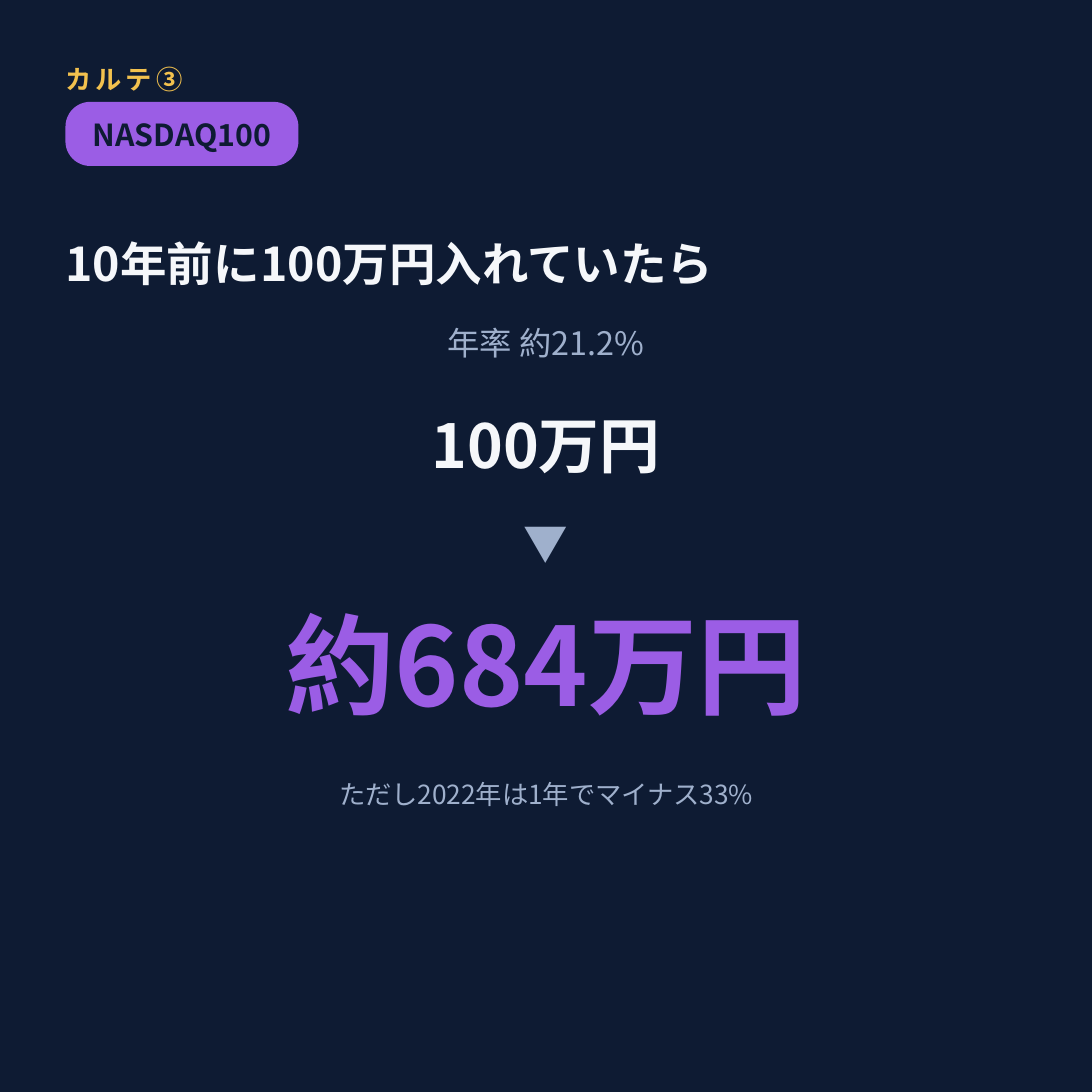
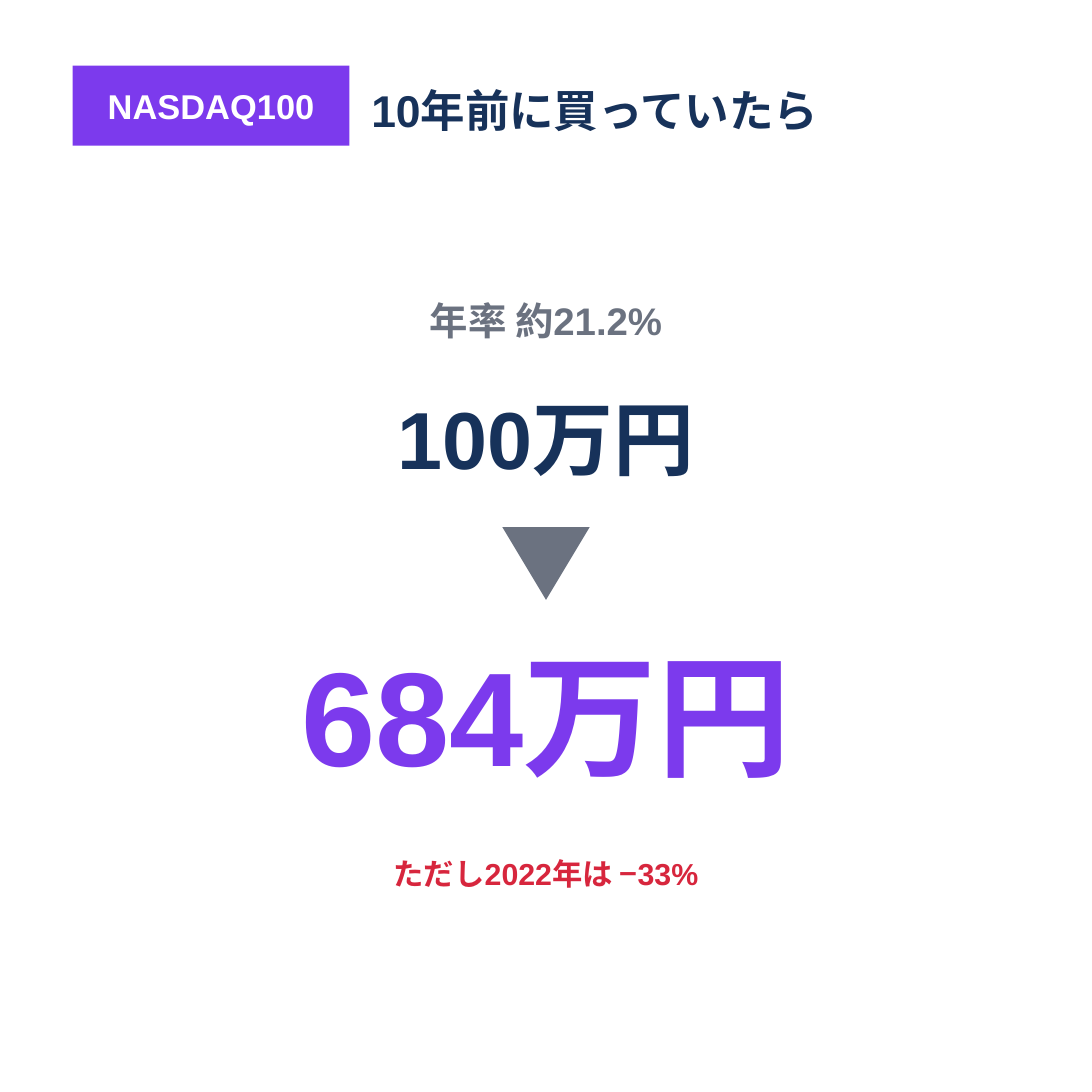
Before and after one commit to kobanker/test-project, a slide deck: slide 13 of youtube/2026-07-28-slides-5fund.pptx (slide 15 before the commit). Drawn at 1092x1092 pixels with LibreOffice and Linux fonts; fonts in the diff are those of the drawing. Boxes give left, top, right and bottom in pixels: in the first picture for what was removed or moved away, otherwise in the second. Text is boxed around its words. In the diff, an @@ line names an element or a change of style, - is before the commit and + after.

```diff
--- a/youtube/2026-07-28-slides-5fund.pptx
+++ b/youtube/2026-07-28-slides-5fund.pptx
@@ background #0E1B33 to #FFFFFF @@
@@ text removed at (65,66,182,92) @@
-カルテ③
@@ text "NASDAQ100": place and size @@
-text "NASDAQ100" at (93,123,271,152)
+text "NASDAQ100" at (108,95,315,125)
@@ text "NASDAQ100" at (108,95,315,125): size 15 to 17 pt, font Noto Sans CJK JP to Arial, text colour #0E1B33 to #FFFFFF @@
@@ rectangle added at (73,66,349,146), fill #7C3AED @@
@@ rounded rectangle removed at (66,102,298,166) @@
@@ text added at (371,92,818,131), 22 pt, text #17325A, bold @@
+10年前に買っていたら
@@ text removed at (65,241,713,286) @@
-10年前に100万円入れていたら
@@ text "年率 約21.2%": place and size @@
-text "年率 約21.2%" at (448,328,644,358)
+text "年率 約21.2%" at (430,302,662,339)
@@ text "年率 約21.2%" at (430,302,662,339): size 16 to 19 pt, font Noto Sans CJK JP to Arial, text colour #9FB0CC to #6B7280, bold on @@
@@ text "100万円": place and size @@
-text "100万円" at (432,420,661,474)
+text "100万円" at (398,405,695,477)
@@ text "100万円" at (398,405,695,477): size 30 to 40 pt, font Noto Sans CJK JP to Arial, text colour #F5F7FA to #17325A @@
@@ text removed at (66,510,1026,575) @@
-▼
@@ triangle added at (502,527,590,600), fill #6B7280 @@
@@ text at (301,661,791,778): text changed; size 54 to 66 pt; font Noto Sans CJK JP to Arial; text colour #9B5DE5 to #7C3AED @@
-約684万円
+684万円
@@ text at (394,859,699,888): text changed; size 13 to 15 pt; font Noto Sans CJK JP to Arial; text colour #9FB0CC to #D7263D; bold on @@
-ただし2022年は1年でマイナス33%
+ただし2022年は −33%
```
Also in this commit, not shown: 14 other slides changed, 15 slides added, 21 slides removed, 1 other file.
